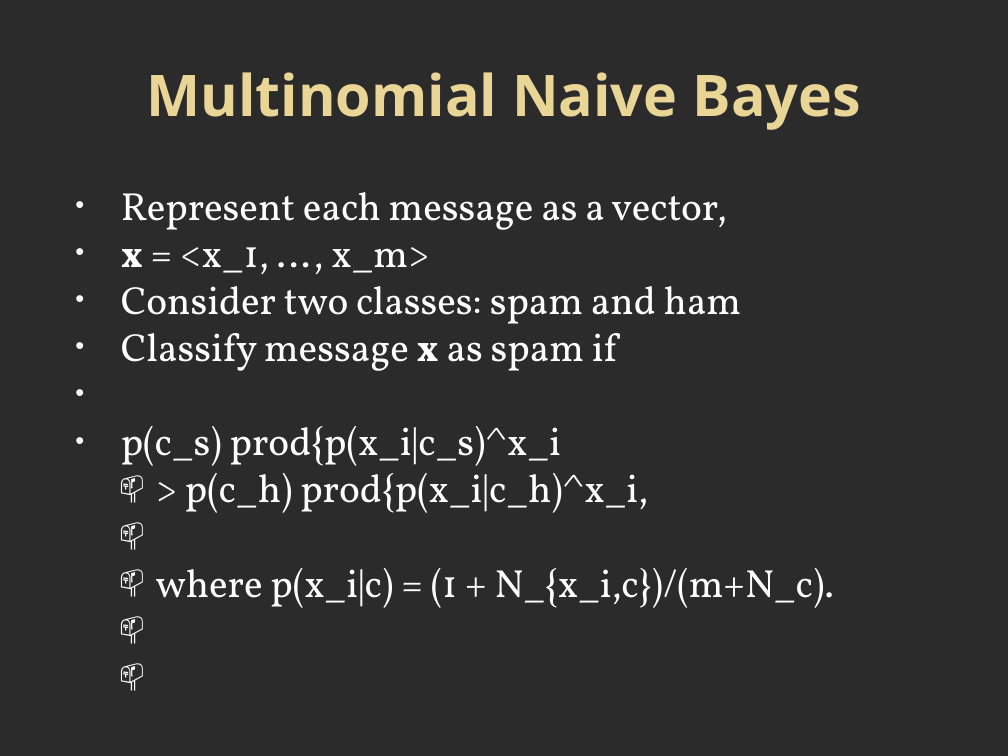
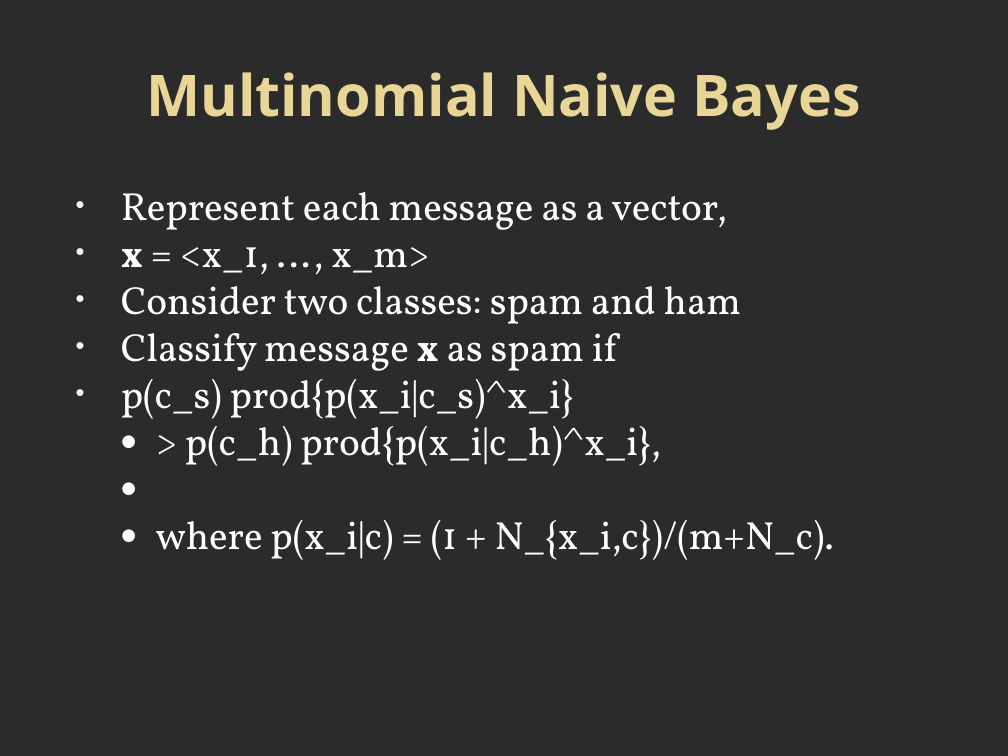
Before and after one commit to beoing/CS480-Email-Spam-Filter, a slide deck: slide 6 of documentssssssssssyay!!!!!!!/Email Spam Filtering.pptx. Drawn at 1008x756 pixels with LibreOffice and Linux fonts; fonts in the diff are those of the drawing; background and template pictures are left out; a plain dark background stands for a picture behind light text. Boxes give left, top, right and bottom in pixels: in the first picture for what was removed or moved away, otherwise in the second. Text is boxed around its words. In the diff, an @@ line names an element or a change of style, - is before the commit and + after.

```diff
--- a/documentssssssssssyay!!!!!!!/Email Spam Filtering.pptx
+++ b/documentssssssssssyay!!!!!!!/Email Spam Filtering.pptx
@@ text at (x1=121, y1=379, x2=661, y2=466): text changed @@
-• p(c_s) prod{p(x_i|c_s)^x_i
-  📫 > p(c_h) prod{p(x_i|c_h)^x_i,
+• p(c_s) prod{p(x_i|c_s)^x_i}
+  ● > p(c_h) prod{p(x_i|c_h)^x_i},
@@ text at (x1=156, y1=520, x2=834, y2=560): bullet 📫 to ● @@
```
Also in this commit, not shown: 1 slide added, 1 slide removed, 8 other files.
